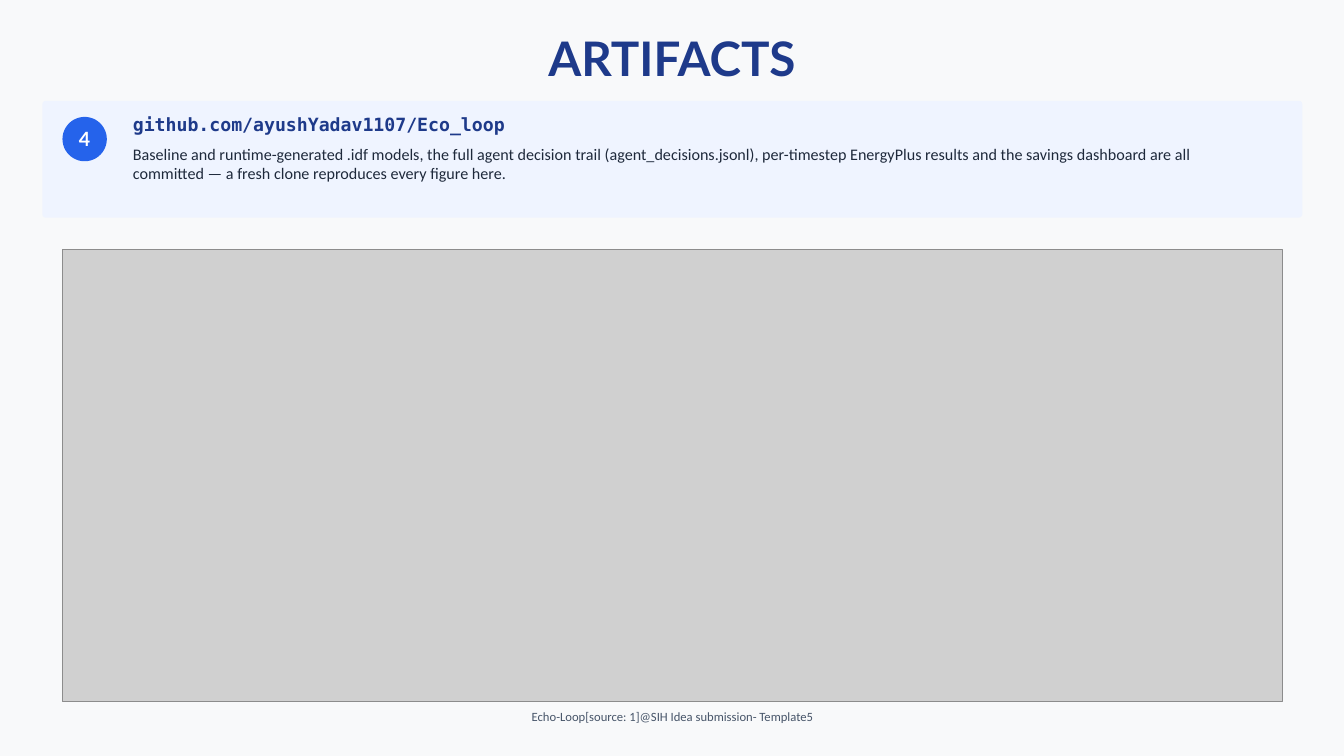
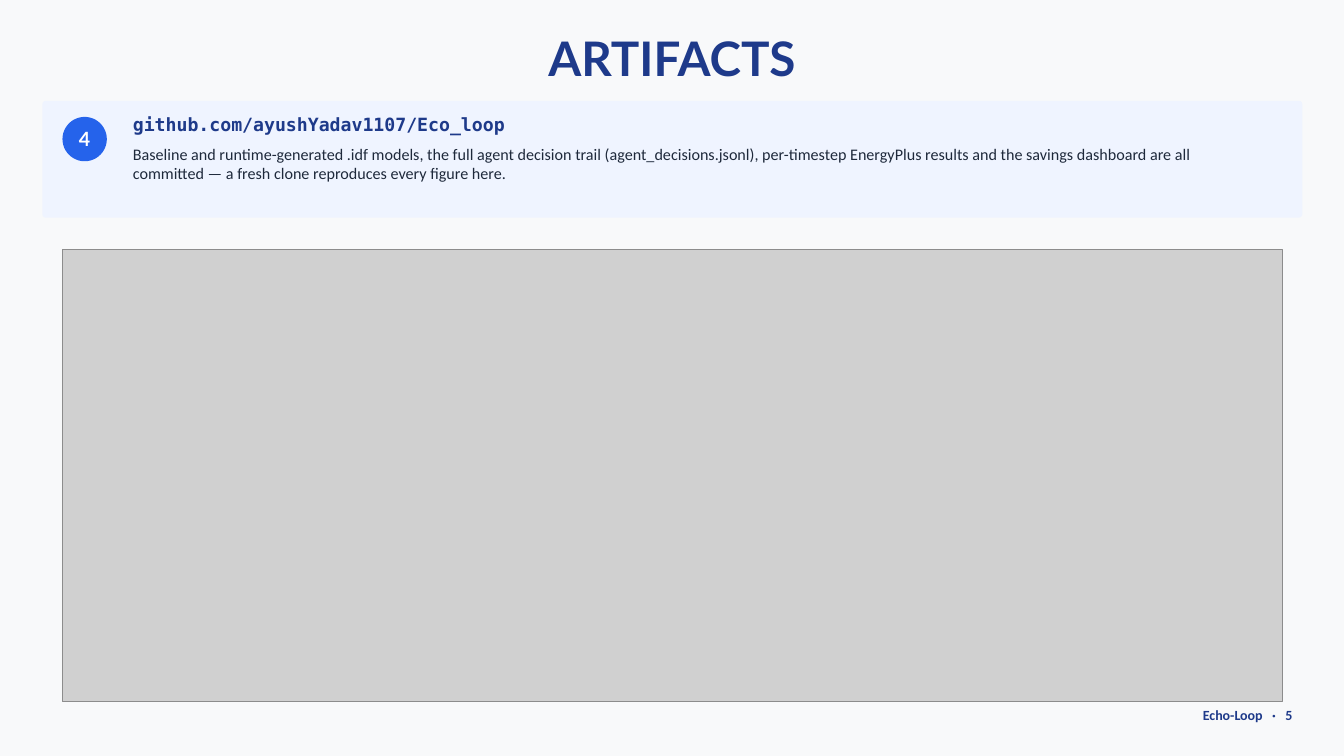
Before and after one commit to ayushYadav1107/Eco_loop_building_agents, a slide deck: slide 5 of deck/Eco-Loop_Building_Agents_Idea.pptx. Drawn at 1344x756 pixels with LibreOffice and Linux fonts; fonts in the diff are those of the drawing; grey boxes stand for pictures. Boxes give left, top, right and bottom in pixels: in the first picture for what was removed or moved away, otherwise in the second. Text is boxed around its words. In the diff, an @@ line names an element or a change of style, - is before the commit and + after.

```diff
--- a/deck/Eco-Loop_Building_Agents_Idea.pptx
+++ b/deck/Eco-Loop_Building_Agents_Idea.pptx
@@ text at [1203, 710, 1292, 723]: text changed; size 9 to 10 pt; text colour #475569 to #1E3A8A; bold on @@
-Echo-Loop[source: 1]@SIH Idea submission- Template5
+Echo-Loop · 5
```
Also in this commit, not shown: 5 other slides changed, 7 other files.
